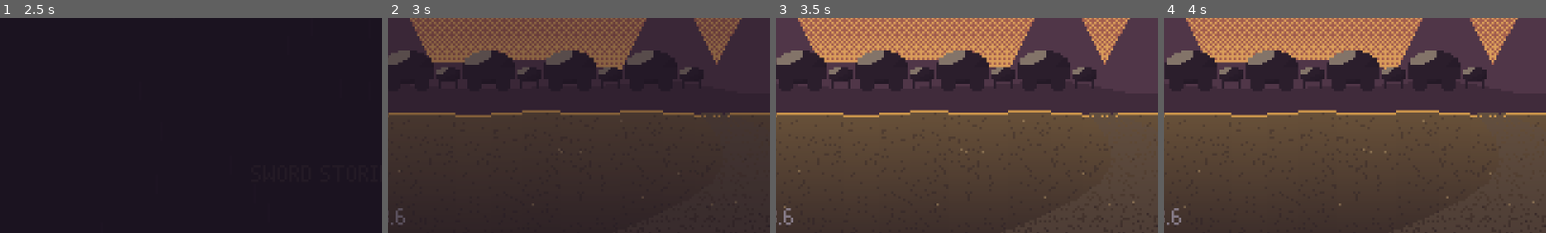
Above: before the commit, frames 1-4 (left to right).
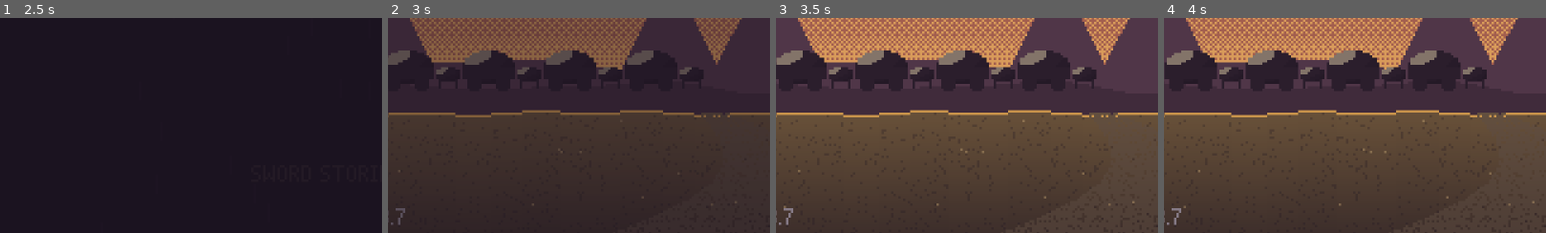
Above: after the commit, the same moments.

Repository: rodriguezric/the_caravan_thief
Game: Godot game, scene res://scenes/shell.tscn
The game is run twice, just before and just after one commit, with the same random seed, the same clock (stepped at 60 frames per second) and the same inputs.
Inputs (mouse positions are % of the whole screen's width and height, from its top left):
- Up to frame 1 (2.5 s): tap Enter at 0.5, 2.1 s; move the mouse to (72, 45) at 0.52 s; hold Right (right) 0.53-1.25 s; hold Z (accept) 0.53-1.25 s; click (72, 45) at 0.67 s; tap Space at 0.77, 1.07 s; drag from (30, 55) to (45, 70) at 1.27 s; move the mouse to (60, 28) at 2.02 s; hold Right (right) from 2.03 s (still down)
- Up to frame 2 (3 s): release Right (right) at 2.75 s; drag from (45, 70) to (20, 35) at 2.77 s
- Up to frame 3 (3.5 s): no input
- Up to frame 4 (4 s): move the mouse to (80, 65) at 3.52 s; hold Left (left) from 3.53 s (still down); tap J at 3.6 s; tap Space at 3.77 s
The pictures show only the part of the screen within x 7-57%, y 49-99%; the shares and areas given below are measured in that part.

Frame 1 is identical in both runs. In frame 2, 0.1% of the frame differs, in the area x 2-5%, y 88-97%; in frame 3, 0.1%; in frame 4, 0.1%.

Commit message:
bugfix_bearer_moves_when_nobody_holds_blade
Leave bearer-targeted enemy moves (Mark the Bearer, the Factor's Appraise /
Seal / Claim) out of intent selection when nobody on the field holds the
blade. Version 0.3.7.

Co-Authored-By: Claude Opus 5.5 <noreply@anthropic.com>
Claude-Session: https://claude.ai/code/session_01WHBNR7RVHmtr9nF6sourU4

Diff:
--- a/project.godot
+++ b/project.godot
@@ -12,7 +12,7 @@
 
 config/name="The Caravan Thief"
 config/description="Sword Stories: The Caravan Thief. A heist JRPG about a thief, a cursed sword, and the difference between taking something and owning it."
-config/version="0.3.6"
+config/version="0.3.7"
 run/main_scene="res://scenes/shell.tscn"
 config/features=PackedStringArray("4.6")
 run/flush_stdout_on_print=true
--- a/scripts/battle/battle.gd
+++ b/scripts/battle/battle.gd
@@ -1855,8 +1855,20 @@
 
 # ------------------------------------------------------------- enemies --
 
+func _bearer_present() -> bool:
+	## Is there a blade-bearer on the field for "bearer" moves to aim at?
+	var rook := _rook()
+	return rook != null and rook.alive and Game.flag("has_sword")
+
+
 func _choose_intent(e: BattleUnit) -> void:
 	var moves: Array = e.data.get("moves", [{"name": "Attack", "power": 1.0}])
+	# moves aimed at the blade's bearer ("points a hook at the blade's
+	# bearer") make no sense when nobody here is holding it
+	if not _bearer_present():
+		moves = moves.filter(func(m: Dictionary) -> bool: return m.get("target", "") != "bearer")
+		if moves.is_empty():
+			moves = [{"name": "Attack", "power": 1.0}]
 	var total := 0.0
 	for m in moves:
 		total += float(m.get("weight", 1.0))
@@ -1882,7 +1894,7 @@
 	if list.is_empty():
 		return null
 	var rook := _rook()
-	if (mv.get("target", "") == "bearer" or e.data.get("focus", "") == "bearer" and randf() < 0.6) and rook != null and rook.alive and Game.flag("has_sword"):
+	if (mv.get("target", "") == "bearer" or e.data.get("focus", "") == "bearer" and randf() < 0.6) and _bearer_present():
 		return rook
 	for p: BattleUnit in list:
 		if p.has("marked") and randf() < 0.7:
Not shown, changed: patchnotes.md
